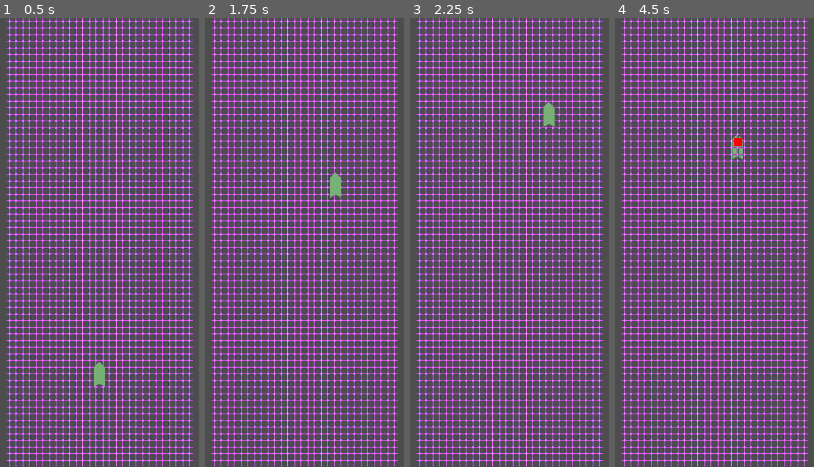
Above: before the commit, frames 1-4 (left to right).
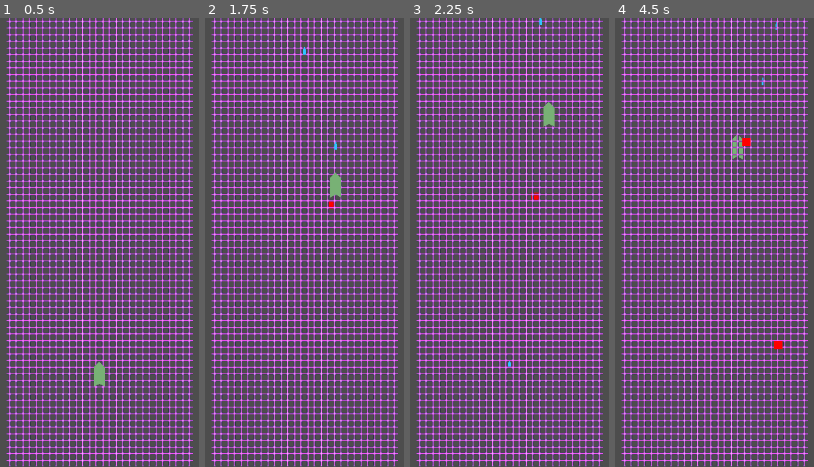
Above: after the commit, the same moments.

Repository: MalukuSeito/moebius
Game: Godot game, scene res://Main.tscn
Two runs of this game, one before a commit and one after it. Both use one fixed random seed, a clock stepped at 60 frames per second and the inputs below.
Inputs:
- Up to frame 1 (0.5 s): no input
- Up to frame 2 (1.75 s): tap Enter (ui_accept) at 0.5, 1.35, 1.52 s; hold Right (ui_right) 0.53-1.28 s; hold Enter (ui_accept) 0.53-1.28 s; hold Down (ui_down) from 1.28 s (still down)
- Up to frame 3 (2.25 s): tap Enter (ui_accept) at 1.82, 2 s; release Down (ui_down) at 2.03 s; hold Right (ui_right) from 2.03 s (still down); hold Enter (ui_accept) from 2.03 s (still down)
- Up to frame 4 (4.5 s): release Right (ui_right) at 2.78 s; release Enter (ui_accept) at 2.78 s; hold Up (ui_up) 2.78-3.53 s; tap Enter (ui_accept) at 2.85, 3.02, 3.32, 4.35 s; hold Enter (ui_accept) 3.53-4.28 s; hold Left (ui_left) from 3.53 s (still down)

Frame 1 is identical in both runs. In frame 2, less than 0.1% of the frame differs, in the area x 49-67%, y 6-43%; in frame 3, less than 0.1%; in frame 4, 0.3%, in the area x 59-85%, y 0-74%.

Commit message:
Gameplay

Diff:
--- a/Main.tscn
+++ b/Main.tscn
@@ -32,3 +32,5 @@
 [node name="CollisionShape2D" type="CollisionShape2D" parent="The Grid/Player"]
 position = Vector2(0, 0.02)
 shape = SubResource("CircleShape2D_r0du0")
+
+[connection signal="area_entered" from="The Grid/Player" to="." method="_on_player_area_entered"]
--- a/enemy.gd
+++ b/enemy.gd
@@ -1,17 +1,27 @@
+class_name Enemy
 extends Area2D
 
 @export
 var speed: Vector2 = Vector2(randf()*0.02-0.01, randf()*0.2-0.1);
 
+@export
+var target:Node2D = null;
+
+@export
+var hp:float = 1;
+
 func _physics_process(delta:float):
 	position+=speed*delta;
 	if position.y < 0:
-		position.y+=1.053;
+		position.y+=1.053
 		show_behind_parent = !show_behind_parent;
 	if position.x < 0.75:
-		position.x = 0.75;
+		position.x = 0.75
 	if position.x > 1.17:
-		position.x = 1.17;
+		position.x = 1.17
 	if (position.y > 1.06):
-		position.y=0;
+		position.y = 0
+		show_behind_parent = !show_behind_parent;
+	collision_layer = 8 if show_behind_parent else 4
+	collision_mask = 2 if show_behind_parent else 1
 	pass;
--- /dev/null
+++ b/gun.gd
@@ -0,0 +1,46 @@
+class_name Shot
+extends Area2D
+
+@export
+var speed: Vector2 = Vector2(0, -0.6);
+
+@export
+var target:Node2D = null;
+
+@export
+var damage:float = 2;
+
+var swapped = false;
+
+
+func _physics_process(delta:float):
+	position+=speed*delta;
+	if position.y < 0:
+		position.y+=1.053
+		if swapped:
+			queue_free()
+		else:
+			swapped = true
+			show_behind_parent = !show_behind_parent
+	if position.x < 0.75:
+		position.x = 0.75
+	if position.x > 1.17:
+		position.x = 1.17
+	if (position.y > 1.06):
+		position.y = 0
+		if swapped:
+			queue_free()
+		else:
+			swapped = true
+			show_behind_parent = !show_behind_parent
+	collision_layer = 2 if show_behind_parent else 1
+	collision_mask =  8 if show_behind_parent else 4
+	pass;
+
+func _on_area_entered(area: Area2D) -> void:
+	if area is Enemy:
+		var e = area as Enemy
+		e.hp-=damage
+		if e.hp <= 0:
+			e.queue_free()
+		queue_free();
--- /dev/null
+++ b/gun.tscn
@@ -0,0 +1,17 @@
+[gd_scene load_steps=3 format=3 uid="uid://4aht4hkxxqbk"]
+
+[ext_resource type="Script" uid="uid://cp75iarwi2wib" path="res://gun.gd" id="1_dk5gl"]
+[ext_resource type="Texture2D" uid="uid://b4hk52i8lj0sw" path="res://tex.png" id="2_kw0bs"]
+
+[node name="GunProjectile" type="Area2D"]
+script = ExtResource("1_dk5gl")
+
+[node name="Polygon2D" type="Polygon2D" parent="."]
+self_modulate = Color(0.188235, 0.764706, 1, 1)
+texture = ExtResource("2_kw0bs")
+polygon = PackedVector2Array(-1, -3, -2, 6, 2, 6, 1, -3)
+
+[node name="CollisionPolygon2D" type="CollisionPolygon2D" parent="."]
+polygon = PackedVector2Array(-1, -3, -2, 6, 2, 6, 1, -3)
+
+[connection signal="area_entered" from="." to="." method="_on_area_entered"]
--- a/main.gd
+++ b/main.gd
@@ -1,8 +1,15 @@
 extends Node2D
 
 var speed:float = 0.1
-var spawnrate: float = 0.2;
+var spawnrate: float = 0.4;
+var damage:float = 1;
+var difficulty:float = 1;
+var difficulty_scale: float = 0.02;
+var fire_rate:float = 1;
+var last_fire:float = 0;
+var projectile_speed:float = 1;
 
+var health = 10;
 
 @onready
 var player = $"The Grid/Player"
@@ -13,31 +20,68 @@
 @onready
 var enemy:PackedScene = load("res://enemy.tscn");
 
-func move_player(delta:float):
+@onready
+var shot:PackedScene = load("res://gun.tscn");
+
+func move_player(delta:float) -> void:
 	player.position.y -= 0.4*delta;
 	player.position+=Input.get_vector("ui_left", "ui_right", "ui_up", "ui_down")*clampf(speed, 0.1, 0.4)*delta;
 	if player.position.y < 0:
-		player.position.y+=1.053;
+		player.position.y += 1.053
 		player.show_behind_parent = !player.show_behind_parent;
 	if player.position.x < 0.75:
-		player.position.x = 0.75;
+		player.position.x = 0.75
 	if player.position.x > 1.17:
-		player.position.x = 1.17;
+		player.position.x = 1.17
+	player.collision_layer = 2 if player.show_behind_parent else 1
+	player.collision_mask = 8 if player.show_behind_parent else 4
 	pass;
 
-func check_spawn(delta:float):
+func check_spawn(delta:float) -> void:
 	if randf() < spawnrate*delta:
 		spawn()
 
-func spawn():
-	var e:Node2D = enemy.instantiate();
-	e.position = player.position;
-	e.show_behind_parent = !player.show_behind_parent;
+func check_fire(delta:float) -> void:
+	if last_fire > 0:
+		last_fire-=delta;
+	if (Input.is_action_pressed("ui_accept")):
+		if last_fire <= 0:
+			fire();
+			last_fire=fire_rate;
+
+func spawn() -> void:
+	var e:Enemy = enemy.instantiate();
+	var offset = Vector2(randf()*0.1-0.05, 0);
+	e.position = player.position+offset;
+	e.speed+=-offset*0.25;
+	e.show_behind_parent = !player.show_behind_parent
+	e.collision_mask = player.collision_layer
+	e.collision_layer = player.collision_mask
 	e.scale=Vector2(0.01, 0.01);
+	e.target=player;
+	e.hp*=difficulty;
 	grid.add_child(e);
 
-
+func fire() -> void:
+	var e:Shot = shot.instantiate();
+	e.position = player.position;
+	e.position.y-=0.02;
+	e.show_behind_parent = player.show_behind_parent;
+	e.scale=Vector2(0.002, 0.002);
+	e.target=null
+	e.speed*=projectile_speed
+	grid.add_child(e);
 
 func _physics_process(delta:float):
 	move_player(delta)
+
+func _process(delta: float) -> void:
+	difficulty+=difficulty_scale*delta;
 	check_spawn(delta)
+	check_fire(delta)
+
+func _on_player_area_entered(area: Area2D) -> void:
+	if area is Enemy:
+		var e = area as Enemy
+		health-=e.hp
+		e.queue_free();
Not shown, added: gun.gd.uid
